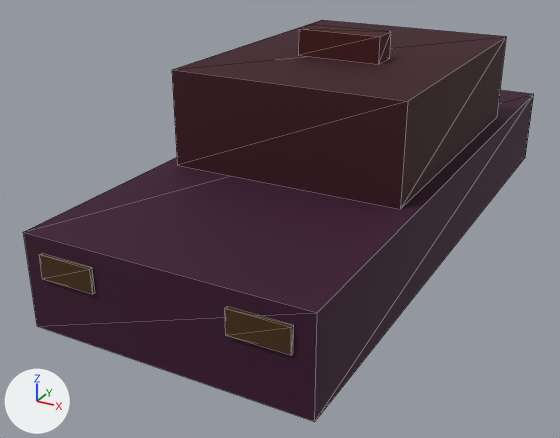
An edit to the glTF model public/assets/vehicles/taxi.glb, drawn before and after from the same camera.
The view is the same before and after, from a camera (50 mm lens) standing at (2.21, -4.92, 2.58) and looking at (-0.28, -0.4, 0.32). The axes (+X, +Y, +Z) are drawn at lower left. The lights are the same throughout. The first picture is the older version. Mesh edges are drawn as thin lines. Vertices at exactly the same position are counted once.

Names of what the first picture shows: 'taxi'.
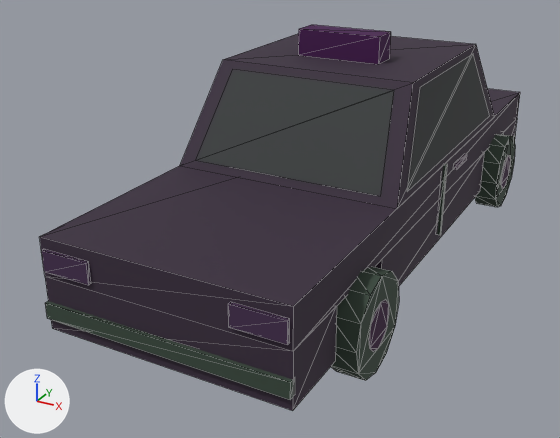
Location of each change, [x1, y1, x2, y2] in pixels of the pictures (560 x 438 px; the box of a moved part takes in the faces that stretch with it):
'taxi', reshaped, moved, rescaled (6% narrower)
    before: [23, 20, 534, 422]
    after: [40, 25, 520, 411]
part 1 of me_taxi, added
    after: [375, 152, 485, 287]
part 2 of me_taxi, added
    after: [454, 154, 467, 170]
part 3 of me_taxi, added
    after: [437, 164, 448, 235]
part 4 of me_taxi, added
    after: [45, 301, 295, 400]
part 5 of me_taxi, added (purple)
    after: [41, 249, 91, 285]
part 6 of me_taxi, added (purple)
    after: [228, 302, 290, 345]
part 7 of me_taxi, moved or reshaped
    before: [298, 24, 391, 64]
    after: [298, 25, 391, 64]
part 8 of me_taxi, rebuilt (6% narrower)
    before: [23, 90, 534, 422]
    after: [40, 88, 520, 411]
part 9 of me_taxi, rebuilt (7% shorter)
    before: [172, 20, 506, 209]
    after: [180, 33, 494, 209]
part 10 of me_taxi, deleted (brown)
    before: [225, 306, 294, 355]
part 11 of me_taxi, deleted (brown)
    before: [39, 253, 95, 294]
part 12 of me_taxi, added
    after: [196, 54, 515, 380]

The change in detail:
me_taxi is used by ob_taxi; location (0.0, 0.0, 0.915); scale (2.22, 2.22, 2.22).
me_taxi had 56 vertices, 72 faces and spanned x -0.41..0.41, y -1.0..1.0, z -0.32..0.32.
me_taxi now has 284 vertices, 372 faces and spans x -0.41..0.41, y -1.0..1.0, z -0.37..0.37.
me_taxi part 1: a new loose piece, a box spanning x -0.35..0.35, y -0.49..0.49, z -0.27..-0.12, in mat_m_facade.
me_taxi part 2: a new loose piece, a box spanning x 0.348..0.359, y 0.112..0.225, z -0.061..-0.043, in mat_m_facade.
me_taxi part 3: a new loose piece, a box spanning x 0.346..0.36, y -0.013..0.0, z -0.24..-0.007, in mat_m_facade.
me_taxi part 4: a new loose piece, a box spanning x -0.351..0.351, y -1.0..-0.978, z -0.231..-0.187, in mat_m_facade.
me_taxi part 5: a new loose piece, a box spanning x -0.3416..-0.1978, y -0.9978..-0.9888, z -0.0966..-0.0382, in mat_m_facade.
me_taxi part 6: a new loose piece, a box spanning x 0.1978..0.3416, y -0.9978..-0.9888, z -0.0966..-0.0382, in mat_m_facade.
me_taxi part 7: the loose piece of 8 vertices spanning x -0.14..0.14, y -0.05..0.05, z 0.24..0.32 is moved by (0.0, 0.0, 0.04).
me_taxi part 8: the loose piece of 8 vertices spanning x -0.41..0.41, y -0.99..0.99, z -0.32..-0.05 is rebuilt with 20 vertices and now spans x -0.35..0.35, y -0.99..0.99, z -0.27..-0.01.
me_taxi part 9: the loose piece of 8 vertices spanning x -0.36..0.36, y -0.41..0.59, z -0.05..0.24 is rebuilt with 8 vertices and now spans x -0.35..0.35, y -0.4..0.58, z -0.01..0.29.
me_taxi part 10: the loose piece of 8 vertices spanning x 0.19..0.35, y -1.0..-0.99, z -0.16..-0.1 is deleted.
me_taxi part 11: the loose piece of 8 vertices spanning x -0.35..-0.19, y -1.0..-0.99, z -0.16..-0.1 is deleted.
Part 12, on me_taxi:
112 vertices are added at x -0.41..0.41, y -0.77..0.77, z -0.37..0.26.
48 new vertices lie (0.08, 0.0, 0.0) away from vertices in x -0.4..0.32, y -0.77..0.77, z -0.37..-0.09.
184 new faces join them.
Other edits to the shape of me_taxi do not show in these pictures.
Object 'taxi' (ob_taxi) moves from (0.0, 0.0, 0.915) to (0.0, 0.0, 0.815).
Object 'taxi' (ob_taxi) is rescaled from (2.22, 2.22, 2.22) to (2.23, 2.23, 2.23).
